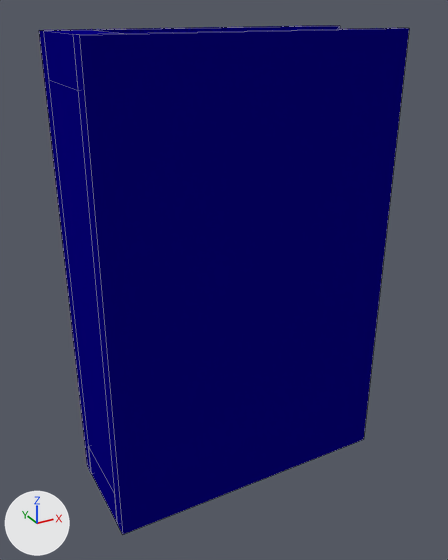
The Blender file Files/01-Models/mine_book_blue.blend: old version first, new version second.
Before and after are seen from a camera (50 mm lens) standing at (-7.53, -13.33, 6.46) and looking at (-0.19, 0.0, -0.21). Arrows for +X, +Y and +Z are at lower left; the lights stay in place. Mesh edges are drawn as thin lines.
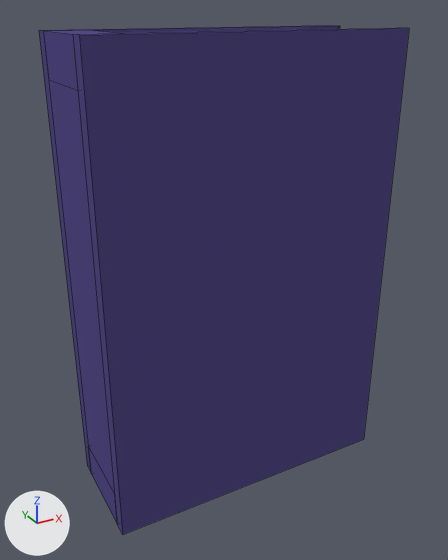
What differs and where, as boxes [x1, y1, x2, y2] in the pictures (448 x 560 px):
'Cube', recoloured: [39, 25, 409, 534] in both

What the commit changed:
Material 'Material.001' (mat_material_001) changes colour from blue #070083 to blue #564d8a; in linear values from (0.00207, 0.0, 0.227) to (0.0923, 0.0736, 0.253).
